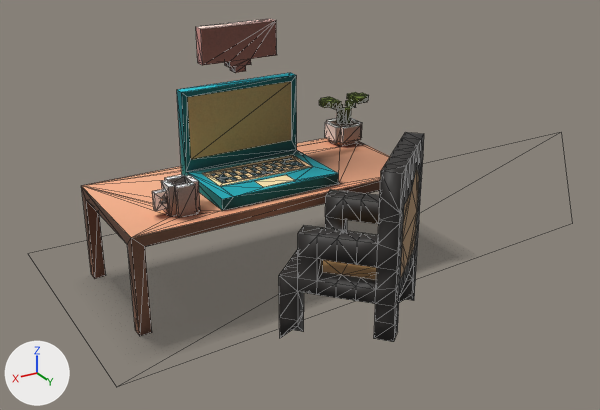
One commit to the glTF model public/desk.glb: the scene before it, then after it.
Both versions are drawn from a camera (50 mm lens) standing at (6.47, 11.12, 7.0) and looking at (-0.91, -1.19, 0.85). Arrows for +X, +Y and +Z are at lower left; the lights stay in place. Mesh edges are drawn as thin lines. Where no turn or scale is listed for an object, it has been applied to the vertices. Vertices at the same position are counted once.

Objects in the first picture: 'Chair_Armrest', 'Plane', 'main'.
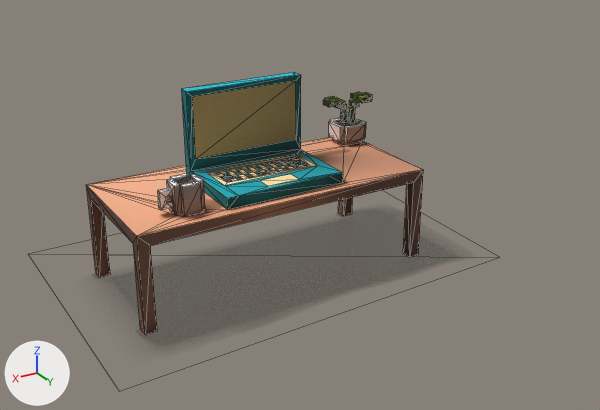
The newer file is also turned or shifted as a whole; pictures and numbers use the older file's frame.

The edits, one by one:
me_main has 368 vertices, 740 faces and spans x -6.4..-0.8, y -2.7..-0.3, z 0.0..4.3.
me_main is used by ob_main; location (3.69, 0.58, 0.0).
me_main part 1: the loose piece of 310 vertices spanning x -6.4..-0.8, y -2.7..-0.3, z 0.0..3.3 is moved by (-0.09, 0.0, 0.0).
me_main part 2: the loose piece of 58 vertices spanning x -4.2..-2.8, y -2.1..-1.9, z 3.5..4.3 is deleted.
Object 'Chair_Armrest' (ob_chair_armrest) is deleted.

Location of each change, [x1, y1, x2, y2] in pixels of the pictures (600 x 410 px; the box of a moved part takes in the faces that stretch with it):
'main', reshaped: before [81, 19, 390, 336]; after [86, 72, 423, 335]
'Chair_Armrest', deleted: before [279, 132, 424, 342]
    faces in mat_wood (picture img_image_0): [279, 132, 424, 342]
    faces in mat_seat (brown #9e794a): [323, 170, 419, 280]
part 1 of me_main, moved or reshaped: before [81, 73, 390, 336]; after [86, 72, 423, 335]
part 2 of me_main, deleted (brown): before [196, 19, 277, 73]
